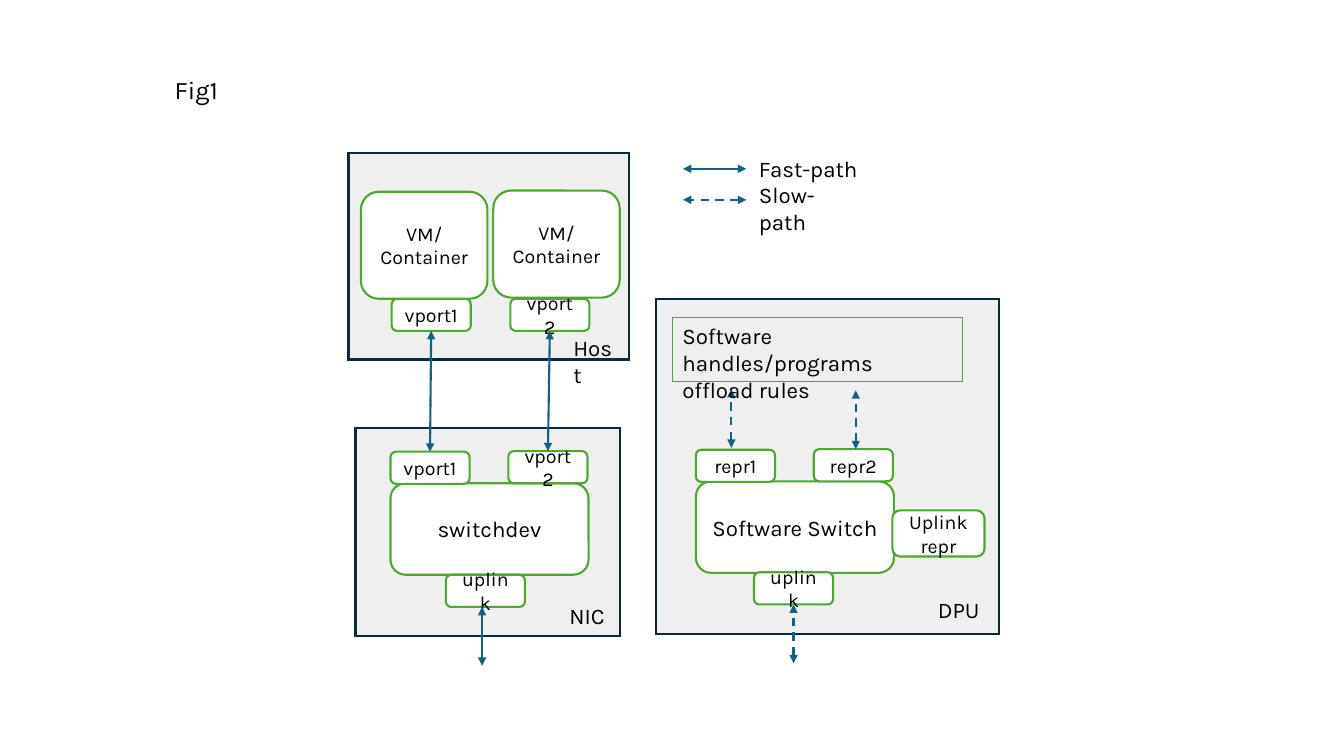
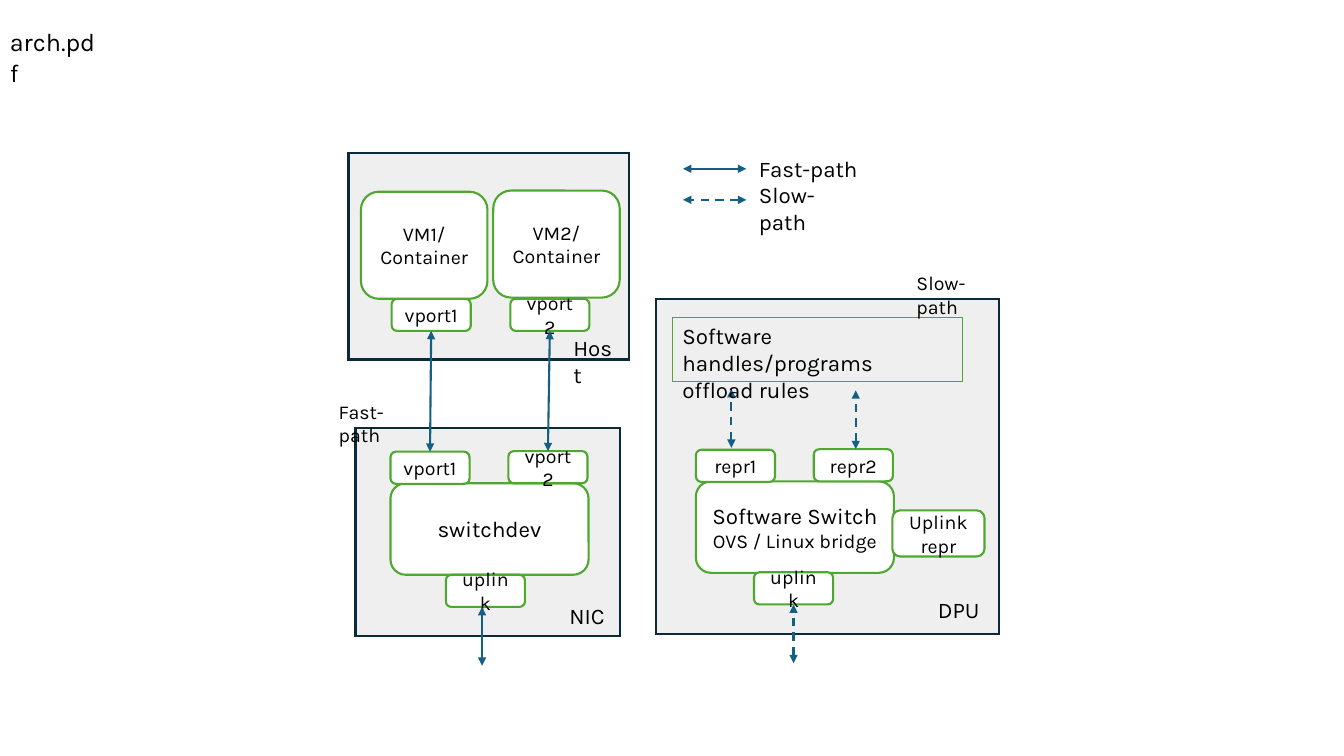
Before and after one commit to williamtu/netdevconf18-sharedmem, a slide deck: slide 3 of netdevconf0x18-sharedmem.pptx. Drawn at 1344x756 pixels with LibreOffice and Linux fonts; fonts in the diff are those of the drawing. Boxes give left, top, right and bottom in pixels: in the first picture for what was removed or moved away, otherwise in the second. Text is boxed around its words. In the diff, an @@ line names an element or a change of style, - is before the commit and + after.

```diff
--- a/netdevconf0x18-sharedmem.pptx
+++ b/netdevconf0x18-sharedmem.pptx
@@ text at (x1=10, y1=33, x2=95, y2=57): text changed @@
-Fig1
+arch.pdf
@@ text in rounded rectangle at (x1=380, y1=226, x2=468, y2=265): text changed @@
-VM/ Container
+VM1/ Container
@@ text in rounded rectangle at (x1=513, y1=225, x2=601, y2=264): text changed @@
-VM/ Container
+VM2/ Container
@@ text added at (x1=916, y1=276, x2=965, y2=319), 14 pt, text #000000 @@
+Slow-path
@@ text added at (x1=339, y1=406, x2=384, y2=449), 14 pt, text #000000 @@
+Fast-path
@@ text in rounded rectangle at (x1=713, y1=534, x2=876, y2=553): paragraph added @@
+OVS / Linux bridge
```
Also in this commit, not shown: 1 slide added, 2 other files.
